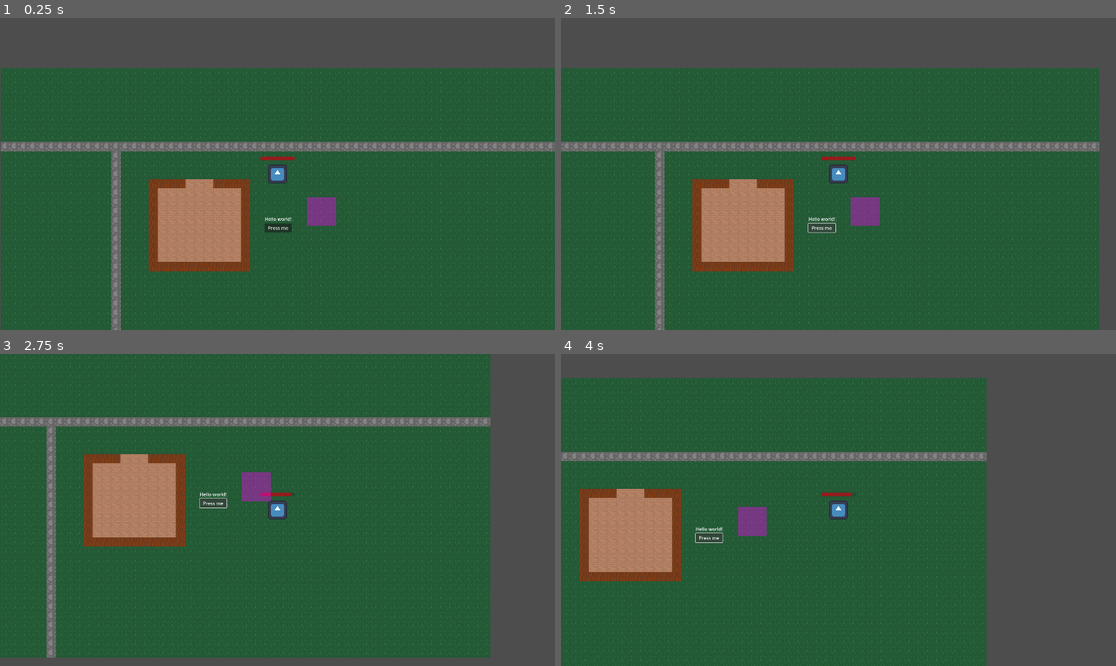
Above: before the commit, frames 1-4 (two rows, left to right).
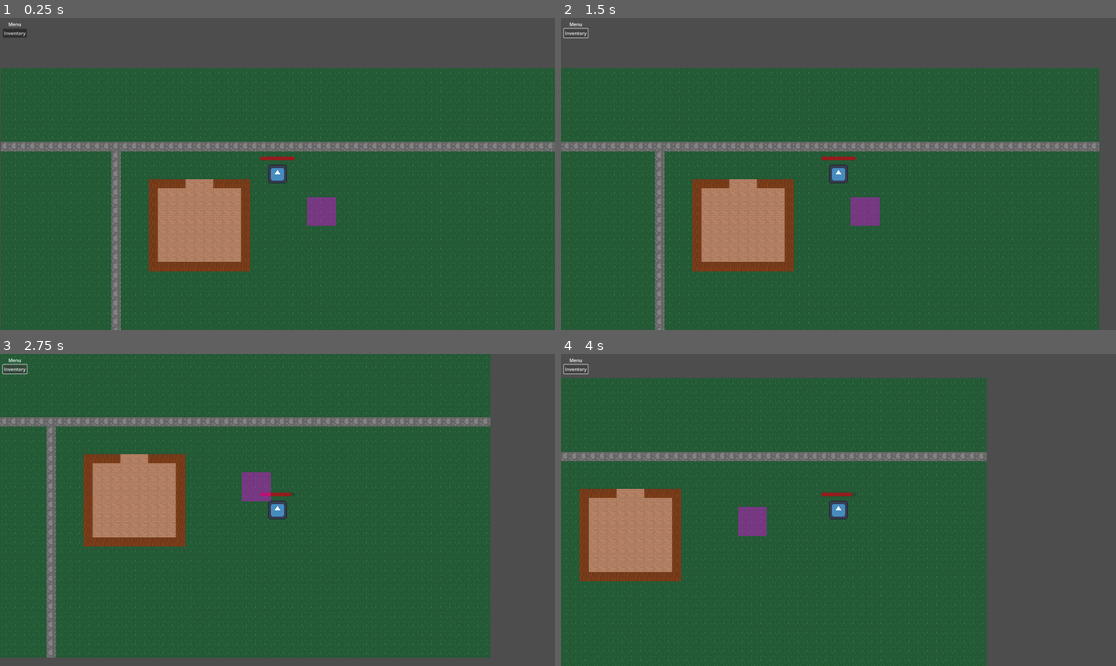
Above: after the commit, the same moments.

Repository: merskip/just-game
Game: Godot game, scene res://Scenes/Main Scene.tscn
Same seed, same stepped clock (60 frames per second), same inputs: the game is played once before the commit and once after it. The engine's default icon, where the game draws it, is replaced by a stand-in: a white triangle on a blue panel in a dark square.
Inputs:
- Up to frame 1 (0.25 s): no input
- Up to frame 2 (1.5 s): click "Press me" (after the commit: "Inventory") at 0.5 s; tap Enter at 1.25 s; hold Right (move_right) from 1.28 s (still down)
- Up to frame 3 (2.75 s): release Right (move_right) at 2.03 s; hold Down (move_down) from 2.03 s (still down)
- Up to frame 4 (4 s): release Down (move_down) at 2.78 s; hold Right (move_right) 2.78-3.53 s; hold Up (move_up) from 3.53 s (still down)

The runs differ from the first frame. In frame 1, 0.3% of the frame differs, in the area x 0-53%, y 1-69%; in frame 2, 0.2%; in frame 3, 0.2%; in frame 4, 0.2%.

Commit message:
Improved gui

Diff:
--- a/Scenes/GUI.tscn
+++ b/Scenes/GUI.tscn
@@ -1,32 +1,19 @@
 [gd_scene format=3 uid="uid://d2bjrjtongb35"]
 
-[node name="GUI" type="Control"]
-layout_mode = 3
-anchors_preset = 15
-anchor_right = 1.0
-anchor_bottom = 1.0
-grow_horizontal = 2
-grow_vertical = 2
+[node name="CanvasLayer" type="CanvasLayer"]
 
 [node name="VBoxContainer" type="VBoxContainer" parent="."]
-layout_mode = 1
-anchors_preset = 8
-anchor_left = 0.5
-anchor_top = 0.5
-anchor_right = 0.5
-anchor_bottom = 0.5
-offset_left = -46.5
-offset_top = -29.0
-offset_right = 46.5
-offset_bottom = 29.0
-grow_horizontal = 2
-grow_vertical = 2
-alignment = 1
+offset_left = 10.0
+offset_top = 10.0
+offset_right = 93.0
+offset_bottom = 41.0
+alignment = 2
 
 [node name="Label" type="Label" parent="VBoxContainer"]
 layout_mode = 2
-text = "Hello world!"
+text = "Menu"
+horizontal_alignment = 1
 
 [node name="Button" type="Button" parent="VBoxContainer"]
 layout_mode = 2
-text = "Press me"
+text = "Inventory"
--- a/Scenes/Main Scene.tscn
+++ b/Scenes/Main Scene.tscn
@@ -9,9 +9,7 @@
 [node name="MainScene" type="Node2D"]
 
 [node name="GUI" parent="." instance=ExtResource("1_cjw5i")]
-z_index = 1000
-offset_right = 1920.0
-offset_bottom = 1080.0
+layer = 128
 
 [node name="GameManager" type="Node" parent="."]
 script = ExtResource("1_0144v")
